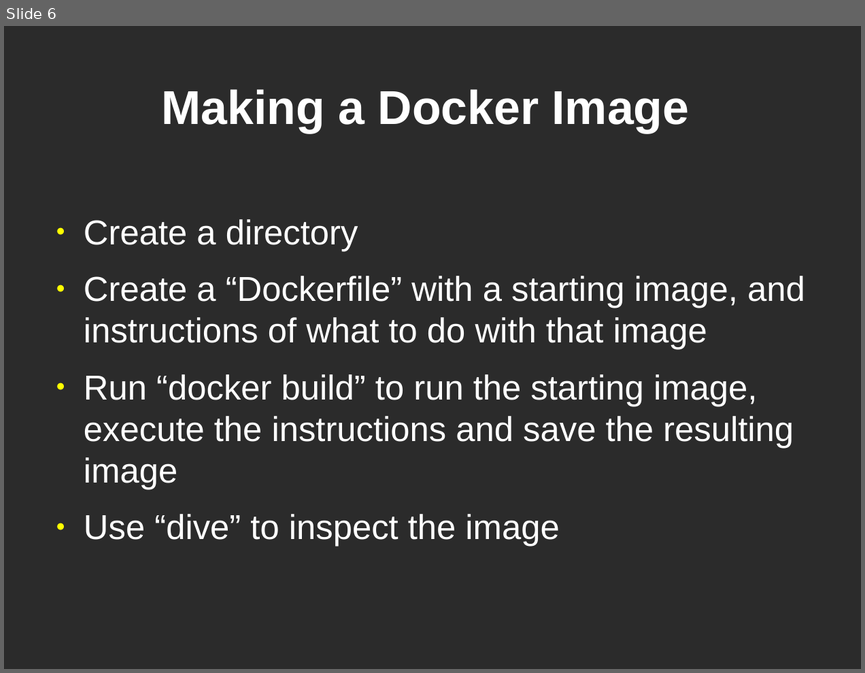
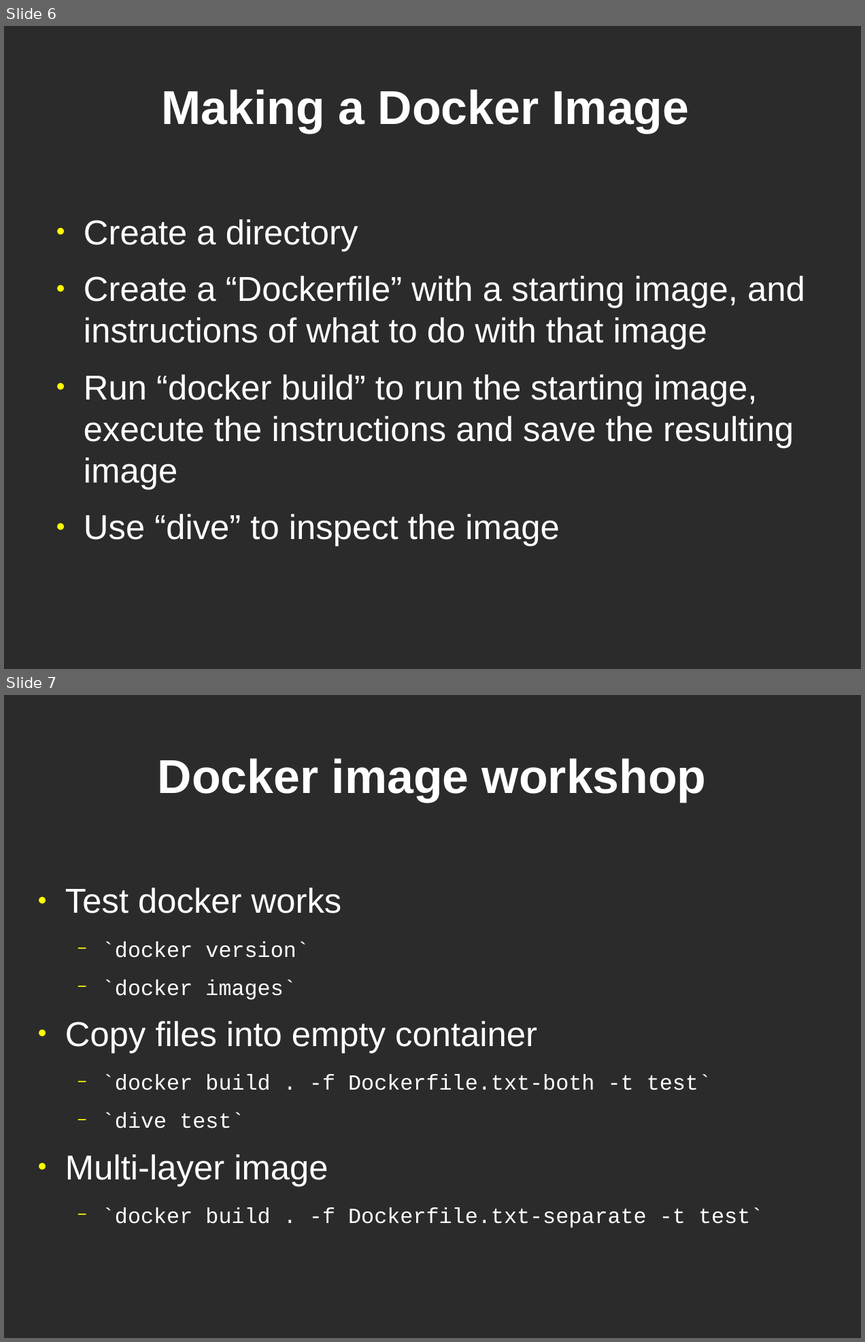
Before and after one commit to showmethehello/mit-docker-talk, a slide deck: docker.odp. Shown one above the other, each under a label of ours: slide 6 before the commit, slides 6 and 7 after it. The pictures are 865x673 and 865x1342 pixels, drawn with LibreOffice and Linux fonts; fonts in the diff are those of the drawing; background and template pictures are left out; a plain dark background stands for a picture behind light text. Boxes give left, top, right and bottom in pixels: in the first picture for what was removed or moved away, otherwise in the second. Text is boxed around its words. In the diff, an @@ line names an element or a change of style, - is before the commit and + after.

```diff
--- a/docker.odp
+++ b/docker.odp
@@ slide 7 added at [4,695,861,1338], background picture (left out) @@
@@ title added at [158,758,706,802], 44 pt, text #FFFFFF, bold @@
+Docker image workshop
@@ text added at [65,887,763,1227], 20 pt, text #FFFFFF @@
+● Test docker works
+  − `docker version`
+  − `docker images`
+● Copy files into empty container
+  − `docker build . -f Dockerfile.txt-both -t test`
+  − `dive test`
+● Multi-layer image
+  − `docker build . -f Dockerfile.txt-separate -t test`
```
Also in this commit, not shown: 2 slides changed, 5 other slides added.
